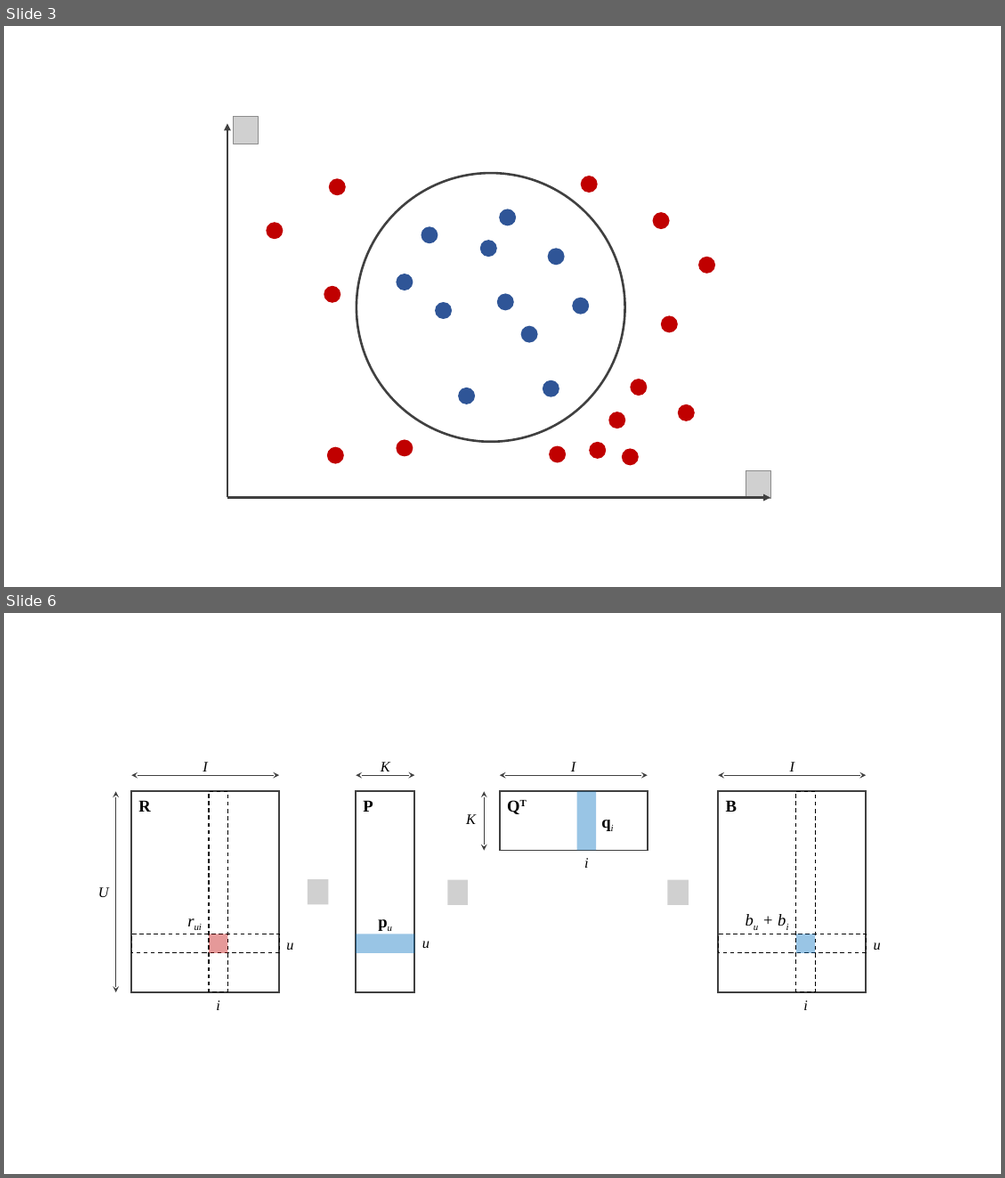
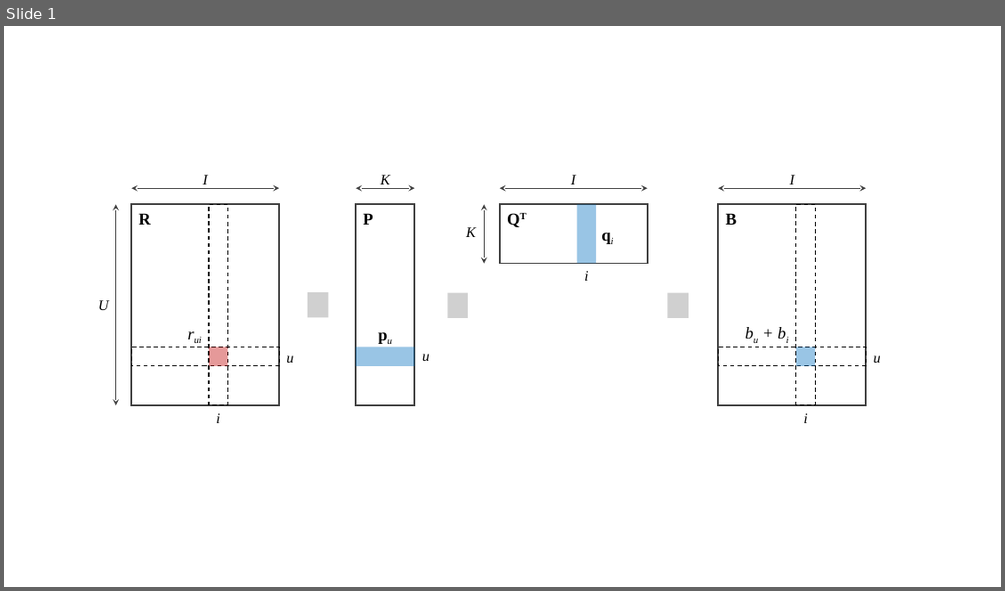
Before and after one commit to hungpq7/data-science, a slide deck: image/raw.pptx. Shown one above the other, each under a label of ours: slides 3 and 6 before the commit, slide 1 after it; the slides between them are not shown. The pictures are 1005x1178 and 1005x591 pixels, drawn with LibreOffice and Linux fonts; fonts in the diff are those of the drawing; grey boxes stand for pictures. Boxes give left, top, right and bottom in pixels: in the first picture for what was removed or moved away, otherwise in the second. Text is boxed around its words. In the diff, an @@ line names an element or a change of style, - is before the commit and + after.

```diff
--- a/image/raw.pptx
+++ b/image/raw.pptx
@@ slide 3 removed at bbox=[4, 26, 1001, 587], background #FFFFFF @@
@@ arrow removed from (227, 497) to (227, 123) @@
@@ picture removed at bbox=[234, 117, 259, 145] @@
@@ ellipse removed at bbox=[329, 178, 346, 196] @@
@@ ellipse removed at bbox=[356, 174, 624, 442] @@
@@ ellipse removed at bbox=[581, 176, 598, 192] @@
@@ ellipse removed at bbox=[499, 209, 517, 226] @@
@@ ellipse removed at bbox=[652, 212, 670, 230] @@
@@ ellipse removed at bbox=[266, 222, 283, 239] @@
@@ ellipse removed at bbox=[421, 226, 438, 244] @@
@@ ellipse removed at bbox=[480, 240, 498, 257] @@
@@ ellipse removed at bbox=[548, 248, 565, 265] @@
@@ ellipse removed at bbox=[699, 257, 716, 273] @@
@@ ellipse removed at bbox=[324, 286, 341, 303] @@
@@ ellipse removed at bbox=[396, 273, 413, 290] @@
@@ ellipse removed at bbox=[435, 302, 452, 319] @@
@@ ellipse removed at bbox=[497, 294, 514, 311] @@
@@ ellipse removed at bbox=[573, 297, 590, 314] @@
@@ ellipse removed at bbox=[661, 315, 678, 332] @@
@@ ellipse removed at bbox=[521, 326, 538, 343] @@
@@ ellipse removed at bbox=[458, 387, 475, 404] @@
@@ ellipse removed at bbox=[542, 380, 559, 398] @@
@@ ellipse removed at bbox=[630, 379, 647, 396] @@
@@ ellipse removed at bbox=[609, 412, 626, 429] @@
@@ ellipse removed at bbox=[678, 404, 695, 421] @@
@@ ellipse removed at bbox=[327, 447, 344, 464] @@
@@ ellipse removed at bbox=[396, 440, 413, 457] @@
@@ ellipse removed at bbox=[550, 445, 566, 463] @@
@@ ellipse removed at bbox=[589, 442, 606, 459] @@
@@ ellipse removed at bbox=[622, 449, 639, 466] @@
@@ picture removed at bbox=[745, 470, 770, 499] @@
@@ arrow removed from (227, 497) to (770, 497) @@
@@ what was slide 6 is now slide 1 @@
```
Also in this commit, not shown: 4 other slides removed.
